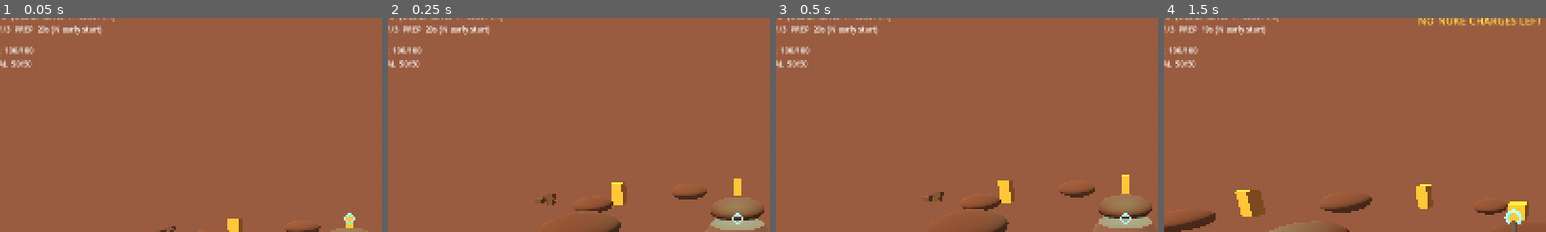
Above: before the commit, frames 1-4 (left to right).
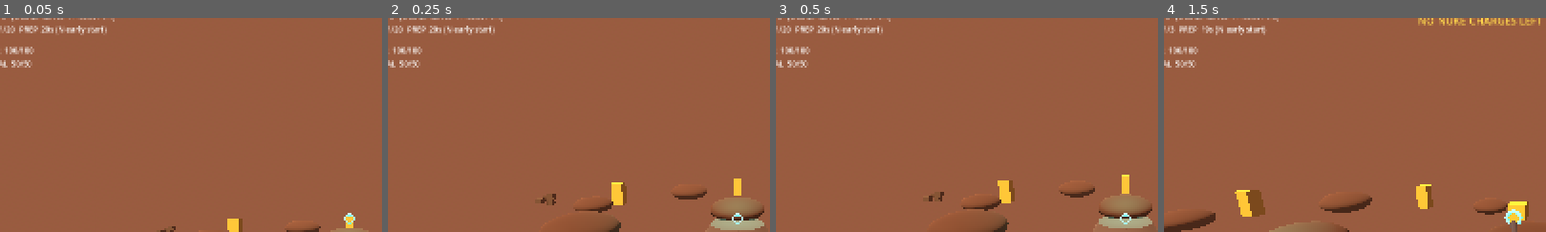
Above: after the commit, the same moments.

Repository: Sumane/chronolith-game
Game: Godot game, scene res://tests/v1/m2_probe.tscn
The game is run twice, just before and just after one commit, with the same random seed, the same clock (stepped at 60 frames per second) and the same inputs. This scene is started directly instead of the project's main scene.
Inputs (mouse positions are % of the whole screen's width and height, from its top left):
- Up to frame 1 (0.05 s): no input
- Up to frame 2 (0.25 s): no input
- Up to frame 3 (0.5 s): no input
- Up to frame 4 (1.5 s): tap Enter at 0.5 s; move the mouse to (55, 49) at 0.52 s; hold Space (fire) 0.53-1.28 s; hold W (move_up) from 0.53 s (still down); click (55, 49) at 0.67 s; tap F (nuke) at 0.8, 1.35 s; move the mouse to (45, 50) at 1.27 s
The pictures show only the part of the screen within x 4-54%, y 3-53%; the shares and areas given below are measured in that part.

The runs differ from the first frame. In frame 1, 0.6% of the frame differs, in the area x 2-28%, y 3-9%; in frame 2, 0.6%; in frame 3, 0.6%; in frame 4, nothing differs.

Commit message:
M6b: twenty-wave campaign director
- WAVE_PLAN: 20 waves / 145 grunts, breather dips, wave-20 climax
- Wardens 3/7/11/15/19/20, Golems 5/10/16/20 (new _spawn_golem + golem_event)
- live wave_plan var: probes keep the 3-wave prototype; entry labels/HUD/
  engram grant read it
- tests: m6b_probe 26/26 (schedule observed live over a full run); full
  regression green (m1-m6, progression 10/10, 2D 71/71)

Diff:
--- a/scenes/v1/entry.gd
+++ b/scenes/v1/entry.gd
@@ -56,6 +56,7 @@
 	director = WaveDirector.new()
 	director.name = "WaveDirector"
 	director.arena = arena
+	director.golem_event.connect(_on_golem_event)
 	director.crystal = arena.crystal
 	director.rover = rig.get_node("Rover")
 	add_child(director)
@@ -231,10 +232,10 @@
 	Input.set_mouse_mode(Input.MOUSE_MODE_VISIBLE)
 	_pause_gate.disabled = true
 	if result == "win":
-		knowledge.grant_wave(attempt_id, WaveDirector.WAVE_SIZES.size())
+		knowledge.grant_wave(attempt_id, int(director.wave_plan.size()))
 	_save_profile()
 	if result == "win":
-		_end_label.text = "PROTOTYPE RESULT: THREE-WAVE WIN\n(R — new attempt)"
+		_end_label.text = "CAMPAIGN CLEAR: %d WAVEs\n(R — new attempt)" % [int(director.wave_plan.size())]
 	else:
 		var reason := "the crystal was destroyed" if result == "lost_crystal" else "the rover was destroyed"
 		_end_label.text = "ATTEMPT LOST — " + reason + "\n(R — new attempt)"
@@ -265,7 +266,7 @@
 		director.wave = _saved_wave
 		director.state = WaveDirector.State.PREP
 		director.prep_left = WaveDirector.PREP_TIME
-		_set_banner("CHECKPOINT RESTORED: WAVE %d OF 3" % _saved_wave)
+		_set_banner("CHECKPOINT RESTORED: WAVE %d OF %d" % [_saved_wave, int(director.wave_plan.size())])
 	else:
 		attempt_id = _new_attempt_id()
 
@@ -423,7 +424,7 @@
 	if not flow.running:
 		state = "ENDED"
 		info = flow.last_result
-	hud.set_wave(state, director.wave, WaveDirector.WAVE_SIZES.size(), info)
+	hud.set_wave(state, director.wave, int(director.wave_plan.size()), info)
 	hud.set_rover(rig.hp, rig.max_hp, "MECH" if rig.mech_mode else "ROVER")
 	hud.set_crystal(arena.crystal.integrity, arena.crystal.max_integrity)
 	if build.active:
--- a/tests/v1/m2_probe.gd
+++ b/tests/v1/m2_probe.gd
@@ -56,6 +56,7 @@
 	combat = entry.get_node("Combat")
 	flow = entry.get_node("Flow")
 	director = entry.get_node("WaveDirector")
+	director.wave_plan = [3, 4, 5]  # prototype mode: campaign is 20 waves
 	build = entry.get_node("BuildService")
 	arena = entry.get_node("Arena")
 	crystal = arena.crystal
--- a/tests/v1/m4_probe.gd
+++ b/tests/v1/m4_probe.gd
@@ -67,6 +67,7 @@
 	entry = await _boot_entry()
 	rig = entry.get_node("PlayerRig")
 	director = entry.get_node("WaveDirector")
+	director.wave_plan = [3, 4, 5]  # prototype mode: campaign is 20 waves
 	crystal = entry.get_node("Arena").crystal
 	arena = entry.get_node("Arena")
 	var rover = rig.get_node("Rover")
--- a/tests/v1/m5_probe.gd
+++ b/tests/v1/m5_probe.gd
@@ -73,6 +73,7 @@
 	entry = await _boot_entry()
 	rig = entry.get_node("PlayerRig")
 	director = entry.get_node("WaveDirector")
+	director.wave_plan = [3, 4, 5]  # prototype mode: campaign is 20 waves
 	arena = entry.get_node("Arena")
 	crystal = arena.crystal
 	combat = entry.get_node("Combat")
@@ -107,6 +108,7 @@
 	entry = await _boot_entry()
 	rig = entry.get_node("PlayerRig")
 	director = entry.get_node("WaveDirector")
+	director.wave_plan = [3, 4, 5]  # prototype mode: campaign is 20 waves
 	arena = entry.get_node("Arena")
 	crystal = arena.crystal
 	combat = entry.get_node("Combat")
@@ -213,6 +215,7 @@
 	entry = await _boot_entry()
 	rig = entry.get_node("PlayerRig")
 	director = entry.get_node("WaveDirector")
+	director.wave_plan = [3, 4, 5]  # prototype mode: campaign is 20 waves
 	director.prep_left = WaveDirector.PREP_TIME
 	# the body resets to the starter rover, but persisted blueprint effects
 	# (r1: +50 hp, r2: +1.5 speed) re-apply on boot — knowledge outlives the body
--- a/tests/v1/m6_probe.gd
+++ b/tests/v1/m6_probe.gd
@@ -74,6 +74,7 @@
 	arena = entry.get_node("Arena")
 	crystal = arena.crystal
 	combat = entry.get_node("Combat")
+	director.wave_plan = [3, 4, 5]  # prototype mode: campaign is 20 waves
 
 	# 1 catalog shape: 14 nodes, five lines, depth 45
 	var total := 0
--- /dev/null
+++ b/tests/v1/m6b_probe.gd
@@ -0,0 +1,142 @@
+extends Node
+## M6b probe: the twenty-wave campaign plan.
+## 1. plan shape: 20 waves, 145 grunts, wardens 3/7/11/15/19/20, golems 5/10/16/20
+## 2. a full campaign run (one grunt per wave, debug fast-forward) must
+##    observe the schedule live and WIN exactly at wave 20
+## 3. prototype mode (wave_plan = [3,4,5]) still wins at wave 3
+
+var entry
+var rig
+var director
+var combat
+var _ok := 0
+var _fail := 0
+
+func _ready() -> void:
+	process_mode = Node.PROCESS_MODE_ALWAYS
+	_run()
+
+func _wait(n: int) -> void:
+	var i := 0
+	while i < n:
+		i += 1
+		await get_tree().physics_frame
+
+func check(label: String, cond: bool) -> void:
+	if cond:
+		_ok += 1
+	else:
+		_fail += 1
+	print("  [%s] %s" % ["ok" if cond else "FAIL", label])
+
+func _boot_entry() -> Node:
+	var es := ResourceLoader.load("res://scenes/v1/entry.tscn") as PackedScene
+	var e = es.instantiate()
+	add_child(e)
+	await _wait(40)
+	return e
+
+func _kill_enemies() -> void:
+	# direct damage only: turret-grade flat shots are fully blocked by the
+	# golem's armor 20, so rays alone can never finish it — pierce the
+	# big enemies, flat-hit the grunts
+	for _r in 6:
+		var es: Array = get_tree().get_nodes_in_group("enemy")
+		if es.is_empty():
+			return
+		for e in es:
+			if e is Warden:
+				e.damage(999, true)
+			elif e is Golem:
+				e.damage(999, true)
+			else:
+				e.damage(99)
+		await get_tree().physics_frame
+
+func _run() -> void:
+	for pth in ["chronolith_v1_profile.json", "chronolith_v1_profile.json.bak", "chronolith_v1_profile.json.tmp"]:
+		var gp := ProjectSettings.globalize_path("user://" + pth)
+		if FileAccess.file_exists(gp):
+			DirAccess.remove_absolute(gp)
+
+	# 1 plan shape
+	var total := 0
+	for w in WaveDirector.WAVE_PLAN:
+		total += int(w)
+	var wkeys: Array = []
+	for k in WaveDirector.WARDEN_WAVES:
+		wkeys.append(int(k))
+	wkeys.sort()
+	var gkeys: Array = []
+	for k in WaveDirector.GOLEM_WAVES:
+		gkeys.append(int(k))
+	gkeys.sort()
+	check("plan: 20 waves, 145 grunts total",
+		WaveDirector.WAVE_PLAN.size() == 20 and total == 145)
+	check("schedule: wardens 3/7/11/15/19/20, golems 5/10/16/20",
+		wkeys == [3, 7, 11, 15, 19, 20] and gkeys == [5, 10, 16, 20])
+
+	# 2 full campaign run (default 20-wave plan)
+	entry = await _boot_entry()
+	rig = entry.get_node("PlayerRig")
+	director = entry.get_node("WaveDirector")
+	combat = entry.get_node("Combat")
+	check("campaign boots at wave 1 of 20 (default plan)",
+		director.wave == 1 and director.wave_plan.size() == 20)
+
+	var seen_warden := {}
+	var seen_golem := {}
+	var early_win := false
+	var won := false
+	for i in 20:
+		var w: int = i + 1  # the director's wave counter is 1-based
+		var expect_warden: bool = WaveDirector.WARDEN_WAVES.has(w)
+		var expect_golem: bool = WaveDirector.GOLEM_WAVES.has(w)
+		director.call("debug_instant_wave", 1)
+		await _wait(20)
+		var es: Array = get_tree().get_nodes_in_group("enemy")
+		for e in es:
+			if e is Warden:
+				seen_warden[w] = true
+			elif e is Golem:
+				seen_golem[w] = true
+		await _kill_enemies()
+		await _wait(40)
+		if w < 20 and director.state == WaveDirector.State.WIN:
+			early_win = true
+		if w == 20:
+			won = director.state == WaveDirector.State.WIN
+		if w < 20:
+			check("wave %d cleared: warden=%s golem=%s (expected %s/%s)" % [
+				w, str(seen_warden.has(w)), str(seen_golem.has(w)),
+				str(expect_warden), str(expect_golem)],
+				seen_warden.has(w) == expect_warden and seen_golem.has(w) == expect_golem
+				and director.wave == w + 1)
+		else:
+			check("wave 20 cleared: warden+golem present, campaign WON" ,
+				seen_warden.has(w) and seen_golem.has(w) and won)
+			if won:
+				get_tree().paused = false
+	check("campaign: no early win before wave 20", not early_win)
+	check("campaign: 20 engrams earned (fresh ledger, no research)",
+		entry.knowledge.earned_total == 20)
+
+	# 3 prototype mode still wins at wave 3
+	entry.queue_free()
+	await _wait(20)
+	entry = await _boot_entry()
+	rig = entry.get_node("PlayerRig")
+	director = entry.get_node("WaveDirector")
+	combat = entry.get_node("Combat")
+	director.wave_plan = [3, 4, 5]
+	for i in 3:
+		director.call("debug_instant_wave", 1)
+		await _wait(20)
+		await _kill_enemies()
+		await _wait(40)
+	check("prototype mode: [3,4,5] still wins at wave 3 (warden on 3)",
+		director.state == WaveDirector.State.WIN and director.wave == 3)
+	get_tree().paused = false
+
+	print("== M6b probe: %d ok, %d fail ==" % [_ok, _fail])
+	get_tree().quit(0 if _fail == 0 else 1)
--- /dev/null
+++ b/tests/v1/m6b_probe.tscn
@@ -0,0 +1,6 @@
+[gd_scene load_steps=2 format=3]
+
+[ext_resource type="Script" path="res://tests/v1/m6b_probe.gd" id="1"]
+
+[node name="M6bProbe" type="Node"]
+script = ExtResource("1")
--- a/waves/wave_director.gd
+++ b/waves/wave_director.gd
@@ -1,17 +1,23 @@
 class_name WaveDirector
 extends Node
-## M2: three preparation/assault rounds. Budget = grunt count grows [3,4,5].
+## M6: the twenty-wave campaign. WAVE_PLAN is the full campaign budget;
+## wave_plan is the live length (probes may set it to the 3-wave prototype).
 ## Early start (N) skips the prep countdown. Spawns staggered from arena edges.
+##
+## 45-minute tuning knobs: PREP_TIME (20 s between waves), assault length
+## (grunt counts below, ~40-90 s each), breather dips every ~3 waves.
 
-const WAVE_SIZES := [3, 4, 5]
+const WAVE_PLAN := [3, 3, 4, 4, 5, 4, 6, 5, 7, 6, 8, 7, 9, 8, 10, 9, 11, 10, 12, 14]
 const PREP_TIME := 20.0
 const SPAWN_STAGGER := 0.8
-const WARDEN_WAVES := {3: 1}  # M4: protected enemy joins wave 3
+const WARDEN_WAVES := {3: 1, 7: 1, 11: 1, 15: 1, 19: 1, 20: 1}  # M4/M6
+const GOLEM_WAVES := {5: 1, 10: 1, 16: 1, 20: 1}  # M6: armored pressure
 
 enum State { PREP, ASSAULT, WIN }
 
 var wave := 1
 var state := State.PREP
+var wave_plan: Array = WAVE_PLAN  # live length (probe-overridable)
 var prep_left := PREP_TIME
 var alive := 0
 var arena
@@ -29,6 +35,7 @@
 signal wave_cleared(wave: int)
 signal attempt_won()
 signal warden_event(w: Warden, kind: String)
+signal golem_event(g: Golem, kind: String)
 
 func _physics_process(delta: float) -> void:
 	if state == State.PREP:
@@ -42,16 +49,20 @@
 
 func _start_assault() -> void:
 	state = State.ASSAULT
-	alive = WAVE_SIZES[wave - 1]
+	var size: int = int(wave_plan[wave - 1])
+	alive = size
 	var sector := int((wave - 1) * 2) % EDGES.size()
-	for i in WAVE_SIZES[wave - 1]:
+	for i in size:
 		var e: Vector3 = EDGES[(sector + i) % EDGES.size()]
 		var t := get_tree().create_timer(i * SPAWN_STAGGER)
 		t.timeout.connect(_spawn_grunt.bind(e))
 	wave_started.emit(wave, _edge_name(EDGES[sector]))
 	var wcnt: int = WARDEN_WAVES.get(wave, 0)
 	for j in wcnt:
-		_spawn_warden(EDGES[(sector + WAVE_SIZES[wave - 1]) % EDGES.size()])
+		_spawn_warden(EDGES[(sector + size) % EDGES.size()])
+	var gcnt: int = GOLEM_WAVES.get(wave, 0)
+	for k in gcnt:
+		_spawn_golem(EDGES[(sector + size + 1) % EDGES.size()])
 
 func _spawn_grunt(edge: Vector3) -> void:
 	if state != State.ASSAULT:
@@ -93,10 +104,24 @@
 	w.warden_event.connect(func(w2: Warden, k2: String) -> void: warden_event.emit(w2, k2))
 	arena.get_parent().add_child(w)
 
+func _spawn_golem(edge: Vector3) -> void:
+	if state != State.ASSAULT:
+		return
+	var g: Golem = load("res://combat/golem.gd").new()
+	g.position = Vector3(edge.x, 1.0, edge.z)
+	if arena != null and arena.has_method("height_at"):
+		g.position.y = arena.height_at(edge.x, edge.z) + 0.5
+	g.goal = crystal
+	g.arena = arena
+	g._rover = rover
+	g.died.connect(_on_grunt_died)
+	g.golem_event.connect(func(g2: Golem, k2: String) -> void: golem_event.emit(g2, k2))
+	arena.get_parent().add_child(g)
+
 func _on_grunt_died(_e) -> void:
 	alive -= 1
 	if state == State.ASSAULT and alive <= 0:
-		if wave >= WAVE_SIZES.size():
+		if wave >= wave_plan.size():
 			state = State.WIN
 			attempt_won.emit()
 		else:
@@ -116,6 +141,9 @@
 	if WARDEN_WAVES.has(wave):
 		_spawn_warden(EDGES[(n) % EDGES.size()])
 		alive += 1
+	if GOLEM_WAVES.has(wave):
+		_spawn_golem(EDGES[(n + 1) % EDGES.size()])
+		alive += 1
 
 func _edge_name(e: Vector3) -> String:
 	if absf(e.z) > absf(e.x):
Not shown, added: tests/v1/m6b_probe.gd.uid
Not shown, changed: docs/progress.md
